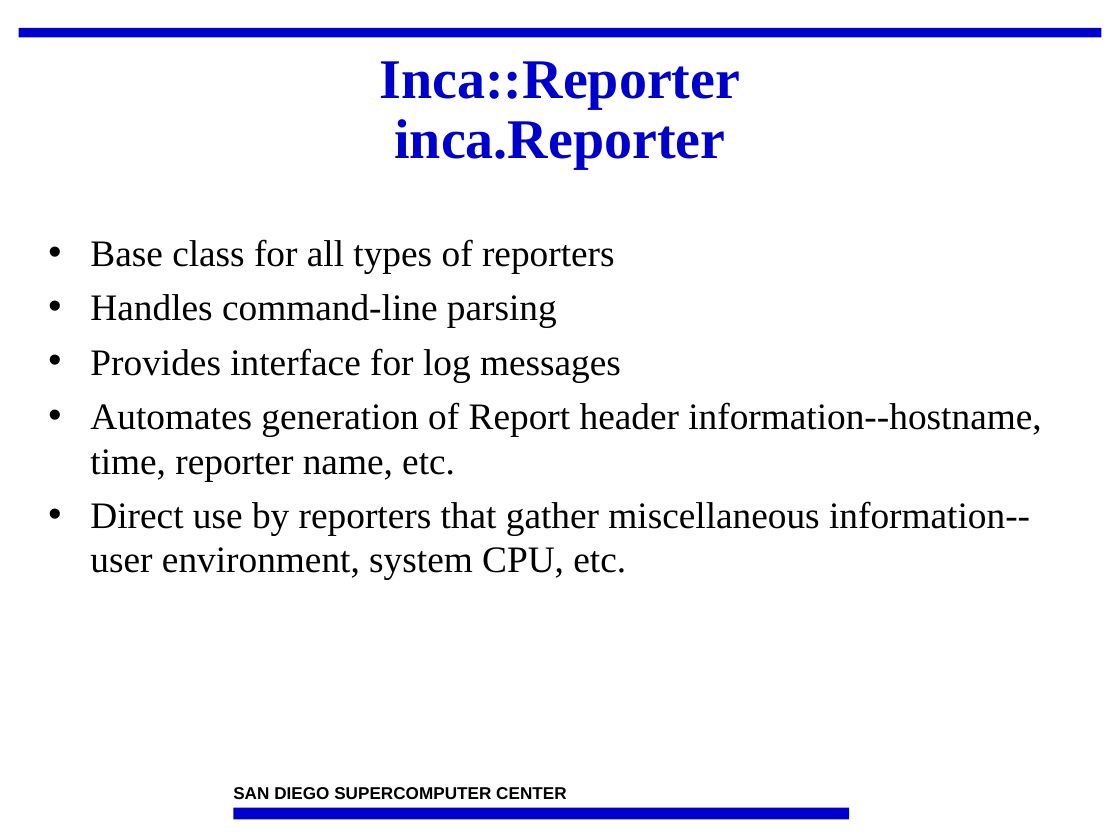
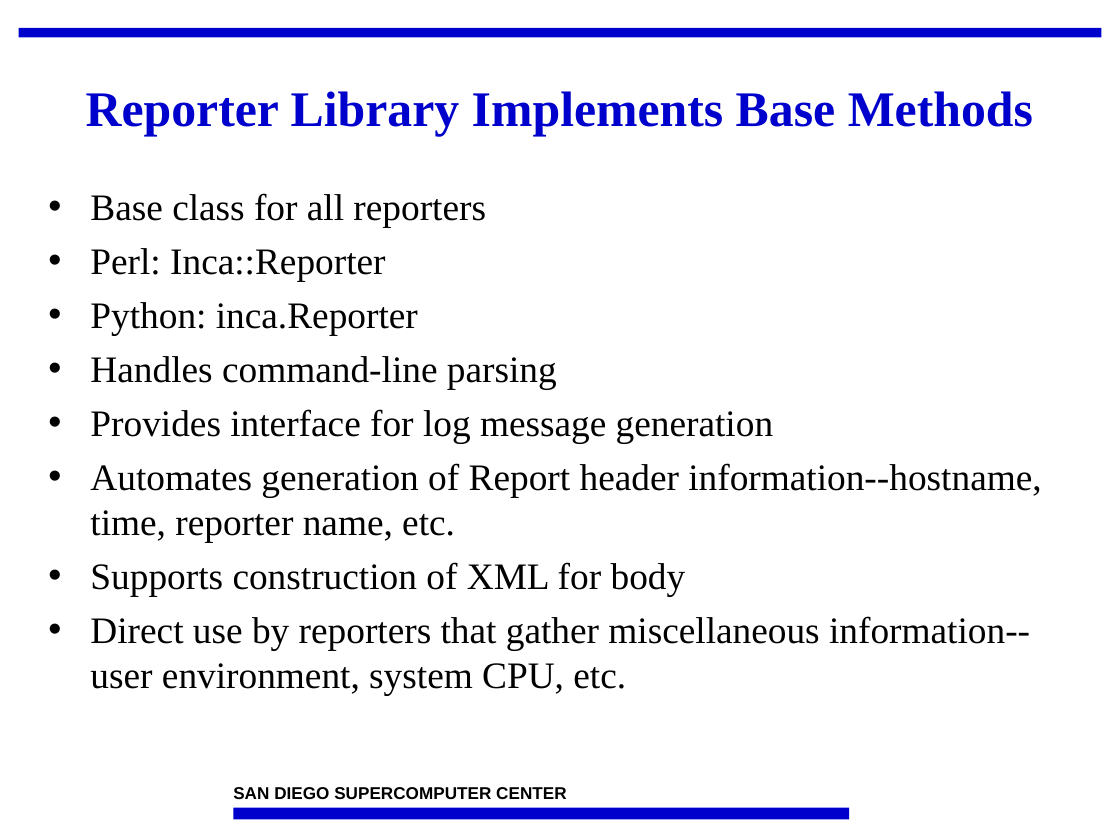
Before and after one commit to IncaProject/inca-xsede, a slide deck: slide 10 of talks/2008workshop/incaReporters.ppt. Drawn at 1120x840 pixels with LibreOffice and Linux fonts; fonts in the diff are those of the drawing; background and template pictures are left out. Boxes give left, top, right and bottom in pixels: in the first picture for what was removed or moved away, otherwise in the second. Text is boxed around its words. In the diff, an @@ line names an element or a change of style, - is before the commit and + after.

```diff
--- a/talks/2008workshop/incaReporters.ppt
+++ b/talks/2008workshop/incaReporters.ppt
@@ title at box(86, 91, 1033, 136): text changed; size 36 to 32 pt @@
-Inca::Reporter
-inca.Reporter
+Reporter Library Implements Base Methods
@@ text "Base class for all reporters": place and size @@
-text "Base class for all reporters" at box(90, 239, 1041, 580)
+text "Base class for all reporters" at box(90, 193, 1041, 695)
@@ text at box(90, 193, 486, 335): text changed @@
-• Base class for all types of reporters
+• Base class for all reporters
+• Perl: Inca::Reporter
+• Python: inca.Reporter
@@ text at box(90, 409, 773, 443): text changed @@
-• Provides interface for log messages
+• Provides interface for log message generation
@@ text at box(90, 562, 686, 596): paragraph added @@
+• Supports construction of XML for body
```
Also in this commit, not shown: 13 other slides changed, 1 slide added.
